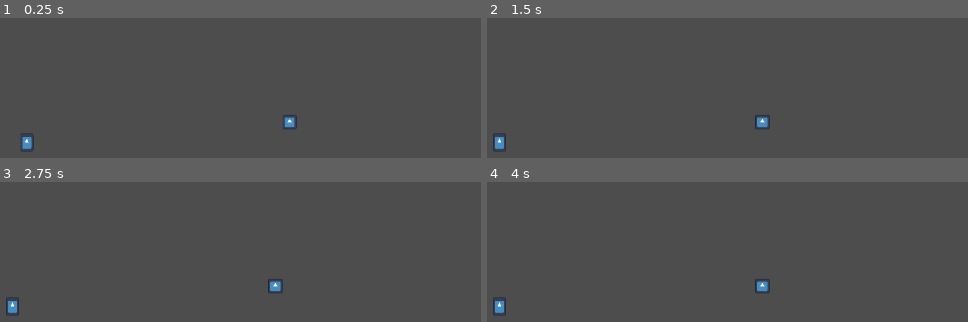
Above: before the commit, frames 1-4 (two rows, left to right).
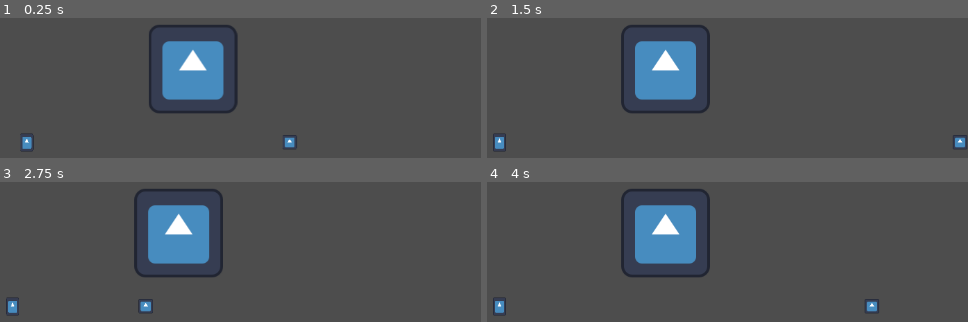
Above: after the commit, the same moments.

Repository: Kunut0/GameJam23_05
Game: Godot game, scene res://test1.tscn
The game is run twice, just before and just after one commit, with the same random seed, the same clock (stepped at 60 frames per second) and the same inputs. The engine's default icon, where the game draws it, is replaced by a stand-in: a white triangle on a blue panel in a dark square.
Inputs:
- Up to frame 1 (0.25 s): no input
- Up to frame 2 (1.5 s): hold Right (ui_right) from 0.53 s (still down); tap Space (ui_select) at 0.6, 0.77, 1.07, 1.35 s
- Up to frame 3 (2.75 s): tap Space (ui_select) at 1.52, 1.82, 2.1 s; tap Enter at 2 s; release Right (ui_right) at 2.03 s; hold Left (ui_left) from 2.03 s (still down)
- Up to frame 4 (4 s): tap Space (ui_select) at 2.75, 2.85, 3.02, 3.32, 3.6, 3.77 s; release Left (ui_left) at 2.78 s; hold Right (ui_right) from 2.78 s (still down); tap Enter at 3.5 s

The runs differ from the first frame. In frame 1, 7.4% of the frame differs, in the area x 30-62%, y 5-94%; in frame 2, 7.2%; in frame 3, 7.4%; in frame 4, 7.2%.

Commit message:
shit und so

Diff:
--- a/gamejamulm/Script/AngerShadow.gd
+++ b/gamejamulm/Script/AngerShadow.gd
@@ -1,12 +1,88 @@
 extends CharacterBody2D
 
-var anger : ShadowBase = ShadowBase.new()
+#var anger : ShadowBase = ShadowBase.new()
+@onready var sprite
+@onready var dash_timer = $DashTimer
+
+var jump_force = -400
+var direction
+var speed = 400
+
+var dash_speed = 1500
+var dashing = false
+var dash_allowed = true
+
+var stunned = false
+var stun_time
 
 func _ready() -> void:
-	anger.speed = 300
+	speed = 300
+	stun_time = 0.3
+
 
 func _process(delta: float) -> void:
-	pass
+
+	#generates gravity for player
+	if not is_on_floor():
+		velocity += get_gravity() * delta
+
+	if stunned == false:
+		#gets direction imput
+		direction =  Input.get_axis("ui_left", "ui_right")
+
+		#checks direction to flip sprite
+#		if direction < 0:
+#			sprite.flip_h = true
+#		else:
+#			sprite.flip_h = false
+
+		#generates character movement
+		if direction:
+			if dashing:
+				velocity.x = dash_speed * direction
+			else:
+				velocity.x = speed * direction
+		else:
+			if dashing:
+				velocity.x = dash_speed * -1
+			else:
+				velocity.x = move_toward(velocity.x, 0, speed)
+
+		#makes player jump when on floor
+		if Input.is_action_just_pressed("ui_up") and is_on_floor():
+			velocity.y = jump_force
+
+		if Input.is_action_just_pressed("ui_down") and is_on_floor() and dash_allowed:
+			dashing = true
+			dash_allowed = false
+			dash_timer.start()
+
+	move_and_slide()
 
 func _on_visible_on_screen_notifier_2d_screen_exited() -> void:
-	anger.spawn()
+	spawn()
+
+func _on_hurtbox_body_entered(body: Node2D) -> void:
+	if body.is_in_group("player1"):
+		body.respawn()
+
+func stun():
+	stunned = true
+	await get_tree().create_timer(stun_time)
+	stunned = false
+
+func spawn():
+	var respawn_point_array = get_tree().get_nodes_in_group("respawn_point")
+	var player_ref = get_tree().get_first_node_in_group("player1")
+	var shadow_res = Vector2(0,0)
+	for i in respawn_point_array: #respawn punkt für shadow wird gewählt
+		if i.global_position.x - player_ref.global_position.x > 200:
+			if shadow_res.x > i.global_position.x - player_ref.global_position.x or shadow_res.x == 0:
+				shadow_res = i.global_position
+	global_position = shadow_res
+
+
+func _on_dash_timer_timeout() -> void:
+	dashing = false
+	await get_tree().create_timer(0.1).timeout
+	dash_allowed = true
--- a/gamejamulm/Script/player_1.gd
+++ b/gamejamulm/Script/player_1.gd
@@ -5,6 +5,8 @@
 @onready var dash_timer = $DashTimer
 @onready var dash_collision = $DashCollision
 @onready var default_collision = $NormalCollision
+
+signal flashlight
 
 # noch nicht getestet
 var jump_force = -400
@@ -59,6 +61,9 @@
 
 	move_and_slide()
 
+	if Input.is_action_just_pressed("ui_select"):
+		await get_tree().create_timer(0.5).timeout
+		flashlight.emit()
 
 	#Kamera Lerping
 	shadow_ref = get_tree().get_first_node_in_group("shadow")
@@ -74,7 +79,7 @@
 
 #respawn
 func respawn():
-	self.global_position = respawn_ref.global_position
+	global_position = respawn_ref.global_position
 	shadow_ref.spawn()
 
 #dash timer
@@ -84,3 +89,12 @@
 	dash_collision.disabled = true
 	await get_tree().create_timer(0.1).timeout
 	dash_allowed = true
+
+
+func _on_lichtkegel_body_entered(body: Node2D) -> void:
+	if body.is_in_group("shadow"):
+		flashlight.connect(body.stun)
+
+func _on_lichtkegel_body_exited(body: Node2D) -> void:
+	if body.is_in_group("shadow"):
+		flashlight.disconnect(body.stun)
--- a/gamejamulm/Script/shadow_base.gd
+++ b/gamejamulm/Script/shadow_base.gd
@@ -1,64 +1,69 @@
-extends CharacterBody2D
-
-class_name ShadowBase
-
-@onready var sprite
-@onready var dash_timer = $DashTimer
-
-var jump_force = 400
-var direction
-var speed = 400
-
-var dash_speed = 1500
-var dashing = false
-var dash_allowed = true
-
-
-func _process(delta: float) -> void:
-
-	#generates gravity for player
-	if not is_on_floor():
-		velocity += get_gravity() * delta
-
-	#gets direction imput
-	direction =  Input.get_axis("ui_left", "ui_right")
-
-	#checks direction to flip sprite
-	if direction < 0:
-		sprite.flip_h = true
-	else:
-		sprite.flip_h = false
-
-	#generates character movement
-	if direction:
-		if dashing:
-			velocity.x = dash_speed * direction
-		else:
-			velocity.x = speed * direction
-	else:
-		if dashing:
-			velocity.x = dash_speed * 1
-		else:
-			velocity.x = move_toward(velocity.x, 0, speed)
-
-	#makes player jump when on floor
-	if Input.is_action_just_pressed("ui_up") and is_on_floor():
-		velocity.y = jump_force
-
-	if Input.is_action_just_pressed("ui_down") and is_on_floor() and dash_allowed:
-		dashing = true
-		dash_allowed = false
-		dash_timer.start()
-
-	move_and_slide()
-
-
-func spawn():
-	var respawn_point_array = get_tree().get_nodes_in_group("respawn_point")
-	var player_ref = get_tree().get_nodes_in_group("player1")
-	var shadow_res = 0
-	for i in respawn_point_array: #respawn punkt für shadow wird gewählt
-		if respawn_point_array[i].global_position - player_ref.global_position < 0:
-			if shadow_res > respawn_point_array[i].global_position - player_ref.global_position or shadow_res == 0:
-				shadow_res = respawn_point_array[i].global_position
-	global_position = shadow_res
+#extends CharacterBody2D
+#
+#class_name ShadowBase
+#
+#@onready var sprite
+#@onready var dash_timer = $DashTimer
+#
+#var jump_force = 400
+#var direction
+#var speed = 400
+#
+#var dash_speed = 1500
+#var dashing = false
+#var dash_allowed = true
+#
+#var stunned = false
+#var stun_time
+#
+#var respawn_point_array = get_tree().get_nodes_in_group("respawn_point")
+#var player_ref
+#
+#func _process(delta: float) -> void:
+#
+#	#generates gravity for player
+#	if not is_on_floor():
+#		velocity += get_gravity() * delta
+#
+#	if stunned == false:
+#		#gets direction imput
+#		direction =  Input.get_axis("ui_left", "ui_right")
+#
+#		#checks direction to flip sprite
+#		if direction < 0:
+#			sprite.flip_h = true
+#		else:
+#			sprite.flip_h = false
+#
+#		#generates character movement
+#		if direction:
+#			if dashing:
+#				velocity.x = dash_speed * direction
+#			else:
+#				velocity.x = speed * direction
+#		else:
+#			if dashing:
+#				velocity.x = dash_speed * 1
+#			else:
+#				velocity.x = move_toward(velocity.x, 0, speed)
+#
+#		#makes player jump when on floor
+#		if Input.is_action_just_pressed("ui_up") and is_on_floor():
+#			velocity.y = jump_force
+#
+#		if Input.is_action_just_pressed("ui_down") and is_on_floor() and dash_allowed:
+#			dashing = true
+#			dash_allowed = false
+#			dash_timer.start()
+#
+#	move_and_slide()
+#
+#
+#func spawn():
+#	var shadow_res = 0
+#	for i in respawn_point_array: #respawn punkt für shadow wird gewählt
+#		if respawn_point_array[i].global_position - player_ref.global_position > 200:
+#			if shadow_res > respawn_point_array[i].global_position - player_ref.global_position or shadow_res == 0:
+#				shadow_res = respawn_point_array[i].global_position
+#	global_position = shadow_res
+#
--- a/gamejamulm/Szene/AngerShadow.tscn
+++ b/gamejamulm/Szene/AngerShadow.tscn
@@ -7,6 +7,13 @@
 script = ExtResource("1_decky")
 
 [node name="CollisionPolygon2D" type="CollisionPolygon2D" parent="."]
+polygon = PackedVector2Array(-4, 3, 5, 1, -1, -1)
+
+[node name="Hurtbox" type="Area2D" parent="."]
+collision_layer = 3
+collision_mask = 3
+
+[node name="CollisionPolygon2D" type="CollisionPolygon2D" parent="Hurtbox"]
 polygon = PackedVector2Array(-4, 3, 5, 1, -1, -1)
 
 [node name="VisibleOnScreenNotifier2D" type="VisibleOnScreenNotifier2D" parent="."]
@@ -19,4 +26,6 @@
 [node name="DashTimer" type="Timer" parent="."]
 wait_time = 0.1
 
+[connection signal="body_entered" from="Hurtbox" to="." method="_on_hurtbox_body_entered"]
 [connection signal="screen_exited" from="VisibleOnScreenNotifier2D" to="." method="_on_visible_on_screen_notifier_2d_screen_exited"]
+[connection signal="timeout" from="DashTimer" to="." method="_on_dash_timer_timeout"]
--- a/gamejamulm/Szene/Player1.tscn
+++ b/gamejamulm/Szene/Player1.tscn
@@ -4,6 +4,8 @@
 [ext_resource type="Texture2D" uid="uid://cxhrnrsi061xq" path="res://icon.svg" id="2_ojp66"]
 
 [node name="CharacterBody2D" type="CharacterBody2D" groups=["player1"]]
+collision_layer = 2
+collision_mask = 2
 script = ExtResource("1_p1qkr")
 
 [node name="DashCollision" type="CollisionPolygon2D" parent="."]
@@ -23,9 +25,11 @@
 [node name="Lichtkegel" type="Area2D" parent="."]
 
 [node name="CollisionPolygon2D" type="CollisionPolygon2D" parent="Lichtkegel"]
-polygon = PackedVector2Array(0, -5, 6, 1, -2, 2)
+polygon = PackedVector2Array(80, -16, 80, 16, 1, 1)
 
 [node name="DashTimer" type="Timer" parent="."]
 wait_time = 0.1
 
+[connection signal="body_entered" from="Lichtkegel" to="." method="_on_lichtkegel_body_entered"]
+[connection signal="body_exited" from="Lichtkegel" to="." method="_on_lichtkegel_body_exited"]
 [connection signal="timeout" from="DashTimer" to="." method="_on_timer_timeout"]
--- a/gamejamulm/Szene/respawn_point.tscn
+++ b/gamejamulm/Szene/respawn_point.tscn
@@ -9,6 +9,8 @@
 script = ExtResource("1_4dmrr")
 
 [node name="RespawnArea" type="Area2D" parent="."]
+collision_layer = 3
+collision_mask = 3
 
 [node name="CollisionShape2D" type="CollisionShape2D" parent="RespawnArea"]
 position = Vector2(124.5, -97)
--- /dev/null
+++ b/gamejamulm/Szene/shadow_respawn_point.tscn
@@ -0,0 +1,3 @@
+[gd_scene format=3 uid="uid://ds3rxghfvnbm4"]
+
+[node name="shadow_respawn_point" type="Marker2D" groups=["respawn_point"]]
--- a/gamejamulm/project.godot
+++ b/gamejamulm/project.godot
@@ -19,6 +19,7 @@
 
 shadow=""
 player1=""
+respawn_point=""
 
 [input]
 
--- a/gamejamulm/test1.tscn
+++ b/gamejamulm/test1.tscn
@@ -1,7 +1,10 @@
-[gd_scene load_steps=4 format=3 uid="uid://dar888lrhjjcf"]
+[gd_scene load_steps=7 format=3 uid="uid://dar888lrhjjcf"]
 
 [ext_resource type="PackedScene" uid="uid://c482ab8jeb5l1" path="res://Szene/Player1.tscn" id="1_764ti"]
 [ext_resource type="PackedScene" uid="uid://cpu6frat1qktu" path="res://Szene/AngerShadow.tscn" id="2_b5h7q"]
+[ext_resource type="PackedScene" uid="uid://d1213mr7ug2lb" path="res://Szene/respawn_point.tscn" id="3_3w5l0"]
+[ext_resource type="PackedScene" uid="uid://ds3rxghfvnbm4" path="res://Szene/shadow_respawn_point.tscn" id="4_d1j8r"]
+[ext_resource type="Texture2D" uid="uid://cxhrnrsi061xq" path="res://icon.svg" id="5_4anan"]
 
 [sub_resource type="RectangleShape2D" id="RectangleShape2D_axix6"]
 size = Vector2(1051, 327)
@@ -9,13 +12,31 @@
 [node name="Node2D" type="Node2D"]
 
 [node name="StaticBody2D" type="StaticBody2D" parent="."]
+collision_layer = 3
+collision_mask = 3
 
 [node name="CollisionShape2D" type="CollisionShape2D" parent="StaticBody2D"]
 position = Vector2(258.5, 164.5)
 shape = SubResource("RectangleShape2D_axix6")
 
-[node name="CharacterBody2D" parent="StaticBody2D" instance=ExtResource("1_764ti")]
+[node name="CharacterBody2D" parent="." instance=ExtResource("1_764ti")]
 position = Vector2(17, -30)
 
-[node name="CharacterBody2D2" parent="StaticBody2D" instance=ExtResource("2_b5h7q")]
+[node name="CharacterBody2D2" parent="." instance=ExtResource("2_b5h7q")]
 position = Vector2(396, -31)
+
+[node name="RespawnPoint" parent="." instance=ExtResource("3_3w5l0")]
+position = Vector2(2, -12)
+
+[node name="RespawnPoint2" parent="." instance=ExtResource("3_3w5l0")]
+position = Vector2(374, -10)
+
+[node name="shadow_respawn_point2" parent="." instance=ExtResource("4_d1j8r")]
+position = Vector2(622, -14)
+
+[node name="shadow_respawn_point" parent="." instance=ExtResource("4_d1j8r")]
+position = Vector2(279, -15)
+
+[node name="Icon" type="Sprite2D" parent="."]
+position = Vector2(257, -107)
+texture = ExtResource("5_4anan")
